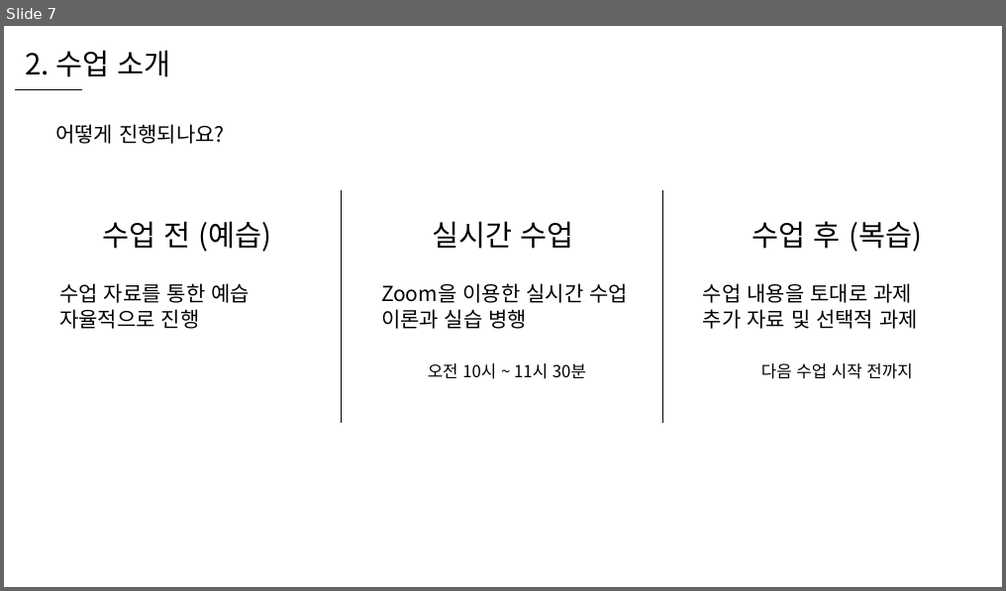
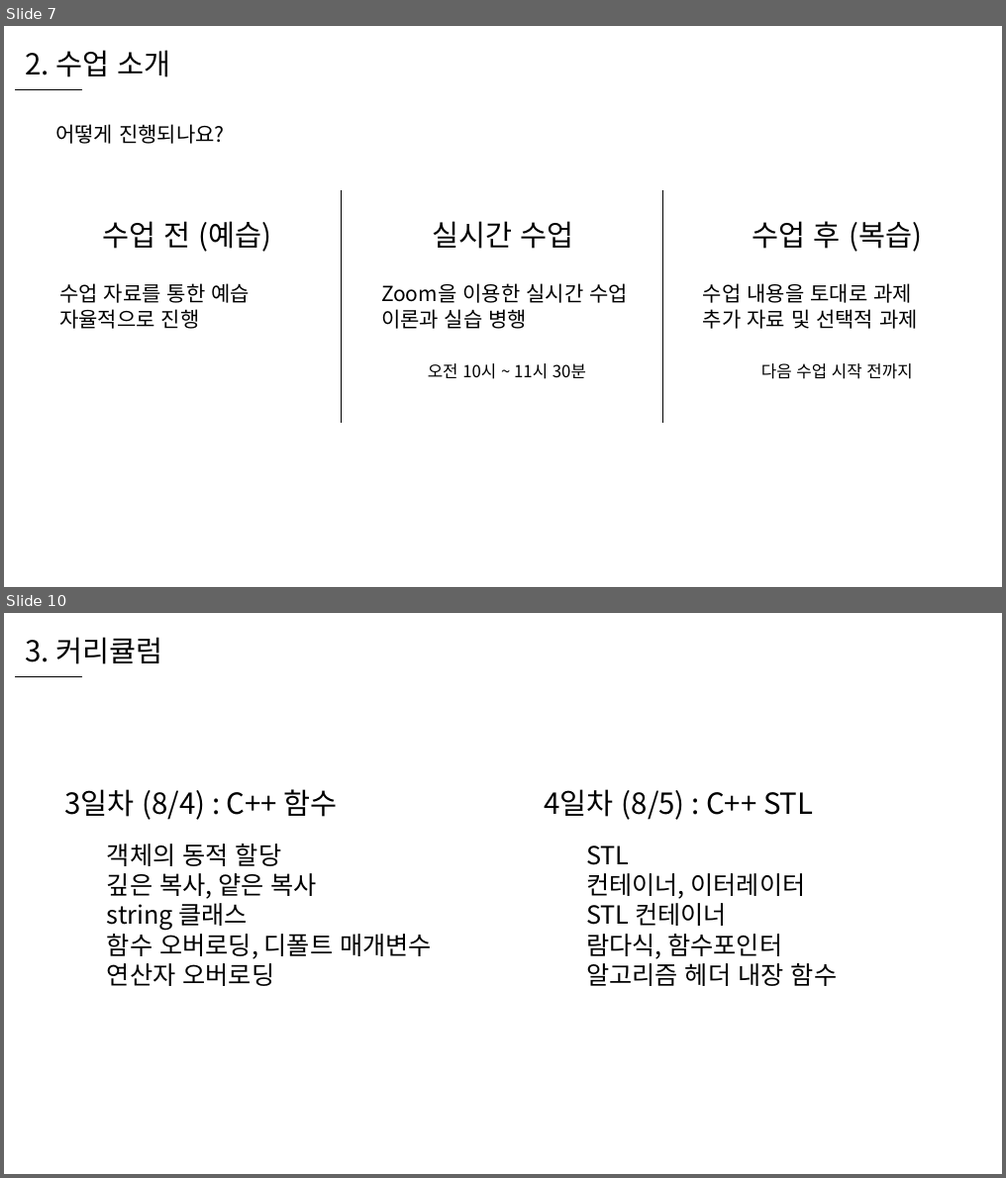
Before and after one commit to WooLyung/2021-RG-Lecture, a slide deck: 수업 자료/0 - 수업 소개.pptx. Shown one above the other, each under a label of ours: slide 7 before the commit, slides 7 and 10 after it; the slides between them are not shown. The pictures are 1006x591 and 1006x1178 pixels, drawn with LibreOffice and Linux fonts; fonts in the diff are those of the drawing. Boxes give left, top, right and bottom in pixels: in the first picture for what was removed or moved away, otherwise in the second. Text is boxed around its words. In the diff, an @@ line names an element or a change of style, - is before the commit and + after.

```diff
--- a/수업 자료/0 - 수업 소개.pptx
+++ b/수업 자료/0 - 수업 소개.pptx
@@ slide 10 added at (4, 613, 1002, 1174), background #FFFFFF @@
@@ text added at (26, 637, 163, 664), 28 pt, text #000000 @@
+3. 커리큘럼
@@ line added from (15, 676) to (82, 676), #000000 0.5 pt @@
@@ text added at (64, 789, 338, 820), 28 pt, text #000000 @@
+3일차 (8/4) : C++ 함수
@@ text added at (544, 789, 813, 820), 28 pt, text #000000 @@
+4일차 (8/5) : C++ STL
@@ text added at (107, 844, 432, 986), 24 pt, text #000000 @@
+객체의 동적 할당
+깊은 복사, 얕은 복사
+string 클래스
+함수 오버로딩, 디폴트 매개변수
+연산자 오버로딩
@@ text added at (586, 846, 837, 986), 24 pt, text #000000 @@
+STL
+컨테이너, 이터레이터
+STL 컨테이너
+람다식, 함수포인터
+알고리즘 헤더 내장 함수
```
Also in this commit, not shown: 2 slides changed, 5 other slides added.
